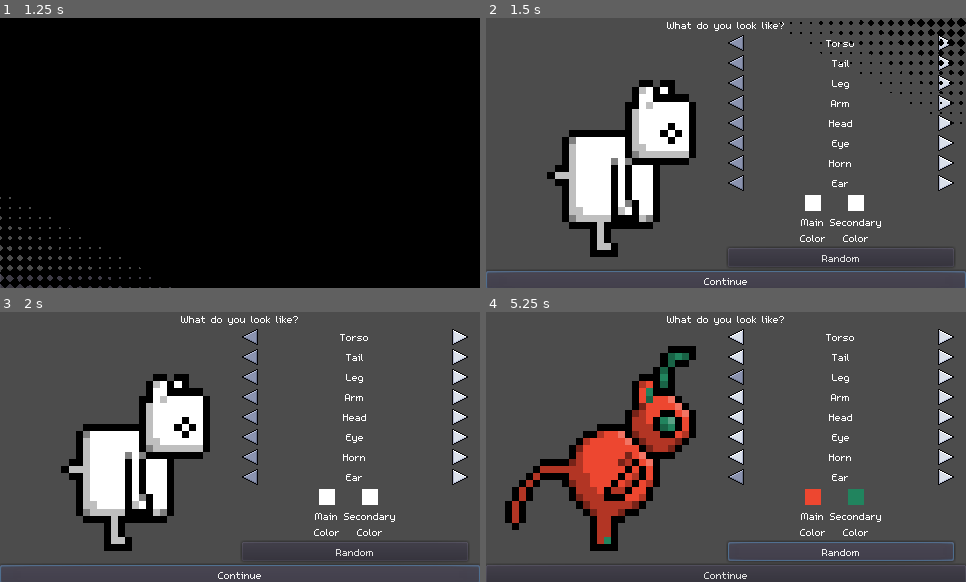
Above: before the commit, frames 1-4 (two rows, left to right).
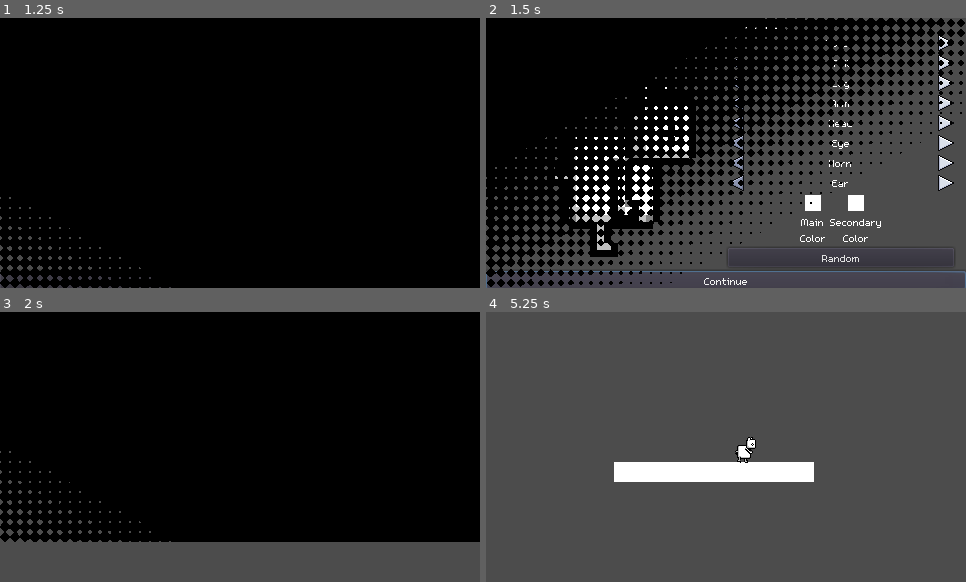
Above: after the commit, the same moments.

Repository: King3060/Game-Jam-Summer-2022
Game: Godot game, scene res://scenes/main/main.tscn
Same seed, same stepped clock (60 frames per second), same inputs: the game is played once before the commit and once after it.
Inputs (mouse positions are in pixels of both pictures, inside the frame that each line leads up to):
- Up to frame 1 (1.25 s): click "Start" at 0.5 s
- Up to frame 2 (1.5 s): click "Continue" at 1.25 s
- Up to frame 3 (2 s): no input
- Up to frame 4 (5.25 s): click (726, 573) at 2 s, where only the run before the commit has a clickable "Continue"; click (946, 336) at 2.77 s; click (735, 336) at 3.52 s; click (841, 552) at 4.25 s, where only the run before the commit has a clickable "Random"; tap Enter at 5 s; hold D (move_right) from 5.03 s (still down)

Frame 1 is identical in both runs. In frame 2, 43% of the frame differs, in the area x 0-100%, y 0-100%; in frame 3, 81%; in frame 4, 17%.

Commit message:
added shader to player sprites

Diff:
--- a/scenes/main/main.gd
+++ b/scenes/main/main.gd
@@ -3,8 +3,11 @@
 
 var change_scene_to: String
 var change_scene_transition: bool
+var player_sprites := {}
+var player_shader := preload("res://scenes/player/player_shader.tres")
 
 onready var cur_scene := $Splash
+
 
 func _ready() -> void:
 	randomize()
--- a/scenes/main/main.tscn
+++ b/scenes/main/main.tscn
@@ -111,7 +111,7 @@
 "values": [ Vector2( 1, 1 ) ]
 }
 
-[node name="Node" type="Node"]
+[node name="Main" type="Node"]
 script = ExtResource( 1 )
 
 [node name="Splash" type="TextureRect" parent="."]
--- a/scenes/player/player.gd
+++ b/scenes/player/player.gd
@@ -6,6 +6,16 @@
 export var jump_force := 400
 
 var velocity := Vector2()
+
+
+func _ready() -> void:
+	if get_tree().current_scene == self:
+		return
+	var player_sprites = get_tree().current_scene.player_sprites
+	for key in player_sprites:
+		$Sprites.get_node(key).texture = player_sprites[key]
+	$Sprites/LegBack.texture = $Sprites/Leg.texture
+	$Sprites/ArmBack.texture = $Sprites/Arm.texture
 
 
 func _physics_process(delta: float) -> void:
--- a/scenes/player/player.tscn
+++ b/scenes/player/player.tscn
@@ -9,17 +9,7 @@
 [ext_resource path="res://scenes/player/sprites/heads/00_square.png" type="Texture" id=7]
 [ext_resource path="res://scenes/player/sprites/eyes/00_small.png" type="Texture" id=8]
 [ext_resource path="res://scenes/player/sprites/tails/00_small.png" type="Texture" id=9]
-
-[sub_resource type="Shader" id=4]
-code = "shader_type canvas_item;
-
-
-void fragment(){
-	COLOR = vec4(0., 0., 0., texture(TEXTURE, UV).a);
-}"
-
-[sub_resource type="ShaderMaterial" id=5]
-shader = SubResource( 4 )
+[ext_resource path="res://scenes/player/player_shader.tres" type="Material" id=10]
 
 [sub_resource type="CapsuleShape2D" id=6]
 radius = 5.0
@@ -256,35 +246,43 @@
 position = Vector2( 0, -15 )
 
 [node name="LegBack" type="Sprite" parent="Sprites"]
-material = SubResource( 5 )
+material = ExtResource( 10 )
 texture = ExtResource( 4 )
 
 [node name="ArmBack" type="Sprite" parent="Sprites"]
-material = SubResource( 5 )
+material = ExtResource( 10 )
 texture = ExtResource( 5 )
 
 [node name="Torso" type="Sprite" parent="Sprites"]
+material = ExtResource( 10 )
 texture = ExtResource( 1 )
 
 [node name="Tail" type="Sprite" parent="Sprites"]
+material = ExtResource( 10 )
 texture = ExtResource( 9 )
 
 [node name="Leg" type="Sprite" parent="Sprites"]
+material = ExtResource( 10 )
 texture = ExtResource( 4 )
 
 [node name="Arm" type="Sprite" parent="Sprites"]
+material = ExtResource( 10 )
 texture = ExtResource( 5 )
 
 [node name="Head" type="Sprite" parent="Sprites"]
+material = ExtResource( 10 )
 texture = ExtResource( 7 )
 
 [node name="Eye" type="Sprite" parent="Sprites"]
+material = ExtResource( 10 )
 texture = ExtResource( 8 )
 
 [node name="Horn" type="Sprite" parent="Sprites"]
+material = ExtResource( 10 )
 texture = ExtResource( 6 )
 
 [node name="Ear" type="Sprite" parent="Sprites"]
+material = ExtResource( 10 )
 texture = ExtResource( 3 )
 
 [node name="CollisionShape2D" type="CollisionShape2D" parent="."]
--- /dev/null
+++ b/scenes/player/player_shader.tres
@@ -0,0 +1,50 @@
+[gd_resource type="ShaderMaterial" load_steps=2 format=2]
+
+[sub_resource type="Shader" id=1]
+code = "shader_type canvas_item;
+
+uniform vec4 main_original_0: hint_color; // Highlight
+uniform vec4 main_original_1: hint_color; // Base
+uniform vec4 main_original_2: hint_color; // Shadow
+uniform vec4 main_original_3: hint_color; // Shadow 2
+uniform vec4 main_replace: hint_color;
+
+uniform vec4 secondary_original_0: hint_color; // Highlight
+uniform vec4 secondary_original_1: hint_color; // Base
+uniform vec4 secondary_original_2: hint_color; // Shadow
+uniform vec4 secondary_replace: hint_color;
+
+const float THRESHOLD = 0.05;
+
+void fragment(){
+	vec4 col = texture(TEXTURE, UV);
+	if (distance(col, main_original_0) < THRESHOLD) {
+		COLOR = mix(main_replace, vec4(1), 0.25);
+	} else if (distance(col, main_original_1) < THRESHOLD) {
+		COLOR = main_replace;
+	} else if (distance(col, main_original_2) < THRESHOLD) {
+		COLOR = mix(main_replace, vec4(.0, .0, .0, 1.), 0.25);
+	} else if (distance(col, main_original_3) < THRESHOLD) {
+		COLOR = mix(main_replace, vec4(.0, .0, .0, 1.), 0.50);
+	} else if (distance(col, secondary_original_0) < THRESHOLD) {
+		COLOR = mix(secondary_replace, vec4(1), 0.25);
+	} else if (distance(col, secondary_original_1) < THRESHOLD) {
+		COLOR = secondary_replace;
+	} else if (distance(col, secondary_original_2) < THRESHOLD) {
+		COLOR = mix(secondary_replace, vec4(.0, .0, .0, 1.), 0.25);
+	} else {
+		COLOR = col;
+	}
+}"
+
+[resource]
+shader = SubResource( 1 )
+shader_param/main_original_0 = Color( 0.988235, 0.647059, 0.439216, 1 )
+shader_param/main_original_1 = Color( 0.945098, 0.392157, 0.121569, 1 )
+shader_param/main_original_2 = Color( 0.72549, 0.270588, 0.113725, 1 )
+shader_param/main_original_3 = Color( 0.380392, 0.152941, 0.129412, 1 )
+shader_param/main_replace = Color( 1, 1, 1, 1 )
+shader_param/secondary_original_0 = Color( 1, 0.941176, 0.537255, 1 )
+shader_param/secondary_original_1 = Color( 0.972549, 0.772549, 0.227451, 1 )
+shader_param/secondary_original_2 = Color( 0.909804, 0.541176, 0.211765, 1 )
+shader_param/secondary_replace = Color( 1, 1, 1, 1 )
--- a/scenes/title/custom.gd
+++ b/scenes/title/custom.gd
@@ -1,5 +1,7 @@
 extends Control
 
+
+signal change_scene(to)
 
 const OPTIONS := ["torsos", "tails", "legs", "arms", "heads", "eyes", "horns", "ears"]
 const SPRITE_PATH := "res://scenes/player/sprites/"
@@ -63,3 +65,12 @@
 		var hbox := $VBox/Marg/Sprites/Options.get_node(key)
 		hbox.get_child(0).disabled = rand == 0
 		hbox.get_child(2).disabled = rand == sprites[key].size() - 1
+
+
+func _on_Continue_pressed() -> void:
+	if get_tree().current_scene == self:
+		return
+	for option in OPTIONS:
+		var key: String = option.substr(0, len(option) - 1).capitalize()
+		get_tree().current_scene.player_sprites[key] = $VBox/Marg/Sprites/Control.get_node(key).texture
+	emit_signal("change_scene", "res://scenes/test/test.tscn")
--- a/scenes/title/custom.tscn
+++ b/scenes/title/custom.tscn
@@ -15,55 +15,7 @@
 [ext_resource path="res://scenes/player/sprites/legs/00_human.png" type="Texture" id=13]
 [ext_resource path="res://scenes/title/custom.gd" type="Script" id=14]
 [ext_resource path="res://scenes/title/arrow/disabled.png" type="Texture" id=15]
-
-[sub_resource type="Shader" id=1]
-code = "shader_type canvas_item;
-
-uniform vec4 main_original_0: hint_color; // Highlight
-uniform vec4 main_original_1: hint_color; // Base
-uniform vec4 main_original_2: hint_color; // Shadow
-uniform vec4 main_original_3: hint_color; // Shadow 2
-uniform vec4 main_replace: hint_color;
-
-uniform vec4 secondary_original_0: hint_color; // Highlight
-uniform vec4 secondary_original_1: hint_color; // Base
-uniform vec4 secondary_original_2: hint_color; // Shadow
-uniform vec4 secondary_replace: hint_color;
-
-const float THRESHOLD = 0.05;
-
-void fragment(){
-	vec4 col = texture(TEXTURE, UV);
-	if (distance(col, main_original_0) < THRESHOLD) {
-		COLOR = mix(main_replace, vec4(1), 0.25);
-	} else if (distance(col, main_original_1) < THRESHOLD) {
-		COLOR = main_replace;
-	} else if (distance(col, main_original_2) < THRESHOLD) {
-		COLOR = mix(main_replace, vec4(.0, .0, .0, 1.), 0.25);
-	} else if (distance(col, main_original_3) < THRESHOLD) {
-		COLOR = mix(main_replace, vec4(.0, .0, .0, 1.), 0.50);
-	} else if (distance(col, secondary_original_0) < THRESHOLD) {
-		COLOR = mix(secondary_replace, vec4(1), 0.25);
-	} else if (distance(col, secondary_original_1) < THRESHOLD) {
-		COLOR = secondary_replace;
-	} else if (distance(col, secondary_original_2) < THRESHOLD) {
-		COLOR = mix(secondary_replace, vec4(.0, .0, .0, 1.), 0.25);
-	} else {
-		COLOR = col;
-	}
-}"
-
-[sub_resource type="ShaderMaterial" id=2]
-shader = SubResource( 1 )
-shader_param/main_original_0 = Color( 0.988235, 0.647059, 0.439216, 1 )
-shader_param/main_original_1 = Color( 0.945098, 0.392157, 0.121569, 1 )
-shader_param/main_original_2 = Color( 0.72549, 0.270588, 0.113725, 1 )
-shader_param/main_original_3 = Color( 0.380392, 0.152941, 0.129412, 1 )
-shader_param/main_replace = Color( 1, 1, 1, 1 )
-shader_param/secondary_original_0 = Color( 1, 0.941176, 0.537255, 1 )
-shader_param/secondary_original_1 = Color( 0.972549, 0.772549, 0.227451, 1 )
-shader_param/secondary_original_2 = Color( 0.909804, 0.541176, 0.211765, 1 )
-shader_param/secondary_replace = Color( 1, 1, 1, 1 )
+[ext_resource path="res://scenes/player/player_shader.tres" type="Material" id=16]
 
 [sub_resource type="StyleBoxEmpty" id=3]
 
@@ -117,7 +69,7 @@
 size_flags_horizontal = 3
 
 [node name="Torso" type="TextureRect" parent="VBox/Marg/Sprites/Control"]
-material = SubResource( 2 )
+material = ExtResource( 16 )
 anchor_right = 1.0
 anchor_bottom = 1.0
 texture = ExtResource( 11 )
@@ -125,7 +77,7 @@
 stretch_mode = 6
 
 [node name="Tail" type="TextureRect" parent="VBox/Marg/Sprites/Control"]
-material = SubResource( 2 )
+material = ExtResource( 16 )
 anchor_right = 1.0
 anchor_bottom = 1.0
 texture = ExtResource( 7 )
@@ -133,7 +85,7 @@
 stretch_mode = 6
 
 [node name="Leg" type="TextureRect" parent="VBox/Marg/Sprites/Control"]
-material = SubResource( 2 )
+material = ExtResource( 16 )
 anchor_right = 1.0
 anchor_bottom = 1.0
 texture = ExtResource( 13 )
@@ -141,7 +93,7 @@
 stretch_mode = 6
 
 [node name="Arm" type="TextureRect" parent="VBox/Marg/Sprites/Control"]
-material = SubResource( 2 )
+material = ExtResource( 16 )
 anchor_right = 1.0
 anchor_bottom = 1.0
 texture = ExtResource( 6 )
@@ -149,7 +101,7 @@
 stretch_mode = 6
 
 [node name="Head" type="TextureRect" parent="VBox/Marg/Sprites/Control"]
-material = SubResource( 2 )
+material = ExtResource( 16 )
 anchor_right = 1.0
 anchor_bottom = 1.0
 texture = ExtResource( 8 )
@@ -157,7 +109,7 @@
 stretch_mode = 6
 
 [node name="Eye" type="TextureRect" parent="VBox/Marg/Sprites/Control"]
-material = SubResource( 2 )
+material = ExtResource( 16 )
 anchor_right = 1.0
 anchor_bottom = 1.0
 texture = ExtResource( 10 )
@@ -165,7 +117,7 @@
 stretch_mode = 6
 
 [node name="Horn" type="TextureRect" parent="VBox/Marg/Sprites/Control"]
-material = SubResource( 2 )
+material = ExtResource( 16 )
 anchor_right = 1.0
 anchor_bottom = 1.0
 texture = ExtResource( 9 )
@@ -173,7 +125,7 @@
 stretch_mode = 6
 
 [node name="Ear" type="TextureRect" parent="VBox/Marg/Sprites/Control"]
-material = SubResource( 2 )
+material = ExtResource( 16 )
 anchor_right = 1.0
 anchor_bottom = 1.0
 texture = ExtResource( 12 )
@@ -541,3 +493,4 @@
 [connection signal="color_changed" from="VBox/Marg/Sprites/Options/Colors/Main/ColorPickerButton" to="." method="on_color_changed" binds= [ 0 ]]
 [connection signal="color_changed" from="VBox/Marg/Sprites/Options/Colors/Secondary/ColorPickerButton" to="." method="on_color_changed" binds= [ 1 ]]
 [connection signal="pressed" from="VBox/Marg/Sprites/Options/Random" to="." method="_on_Random_pressed"]
+[connection signal="pressed" from="VBox/Continue" to="." method="_on_Continue_pressed"]
Not shown: 1 places in scenes/player/player.tscn that only renumber resources
Not shown: 1 places in scenes/title/custom.tscn that only renumber resources
